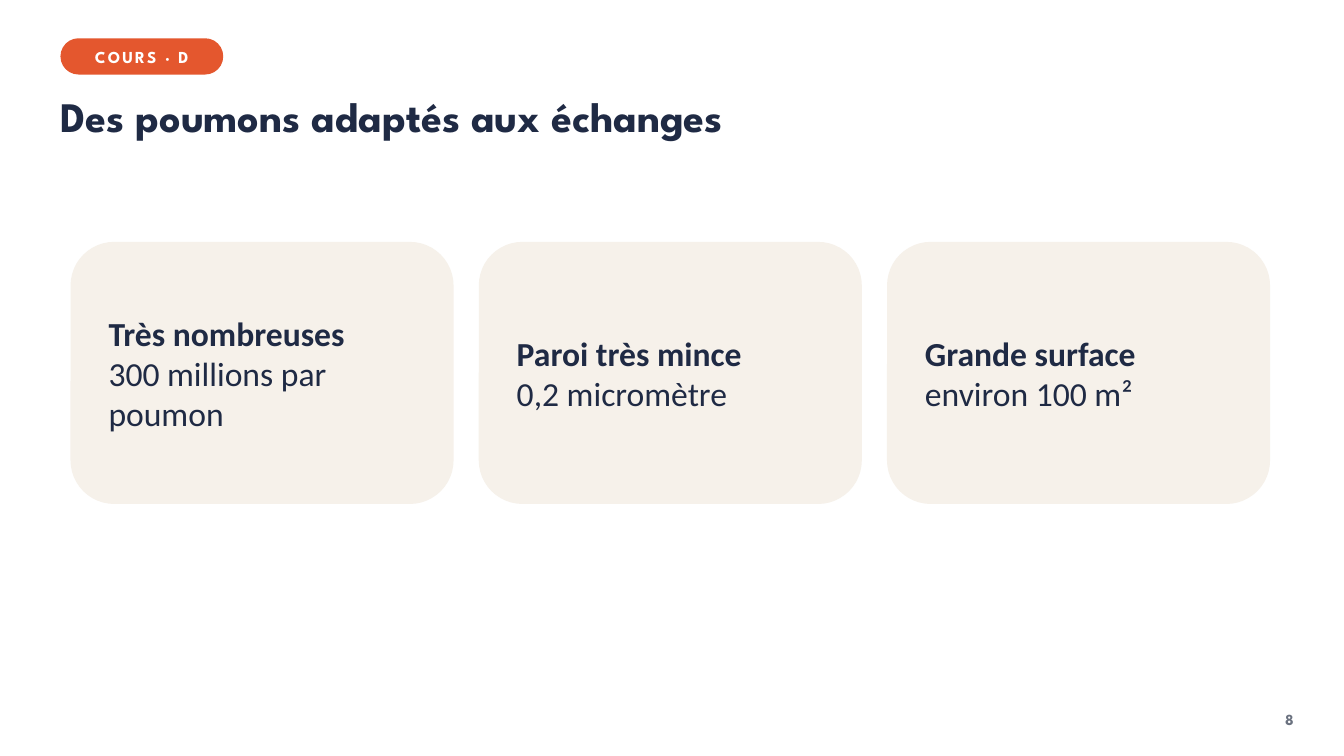
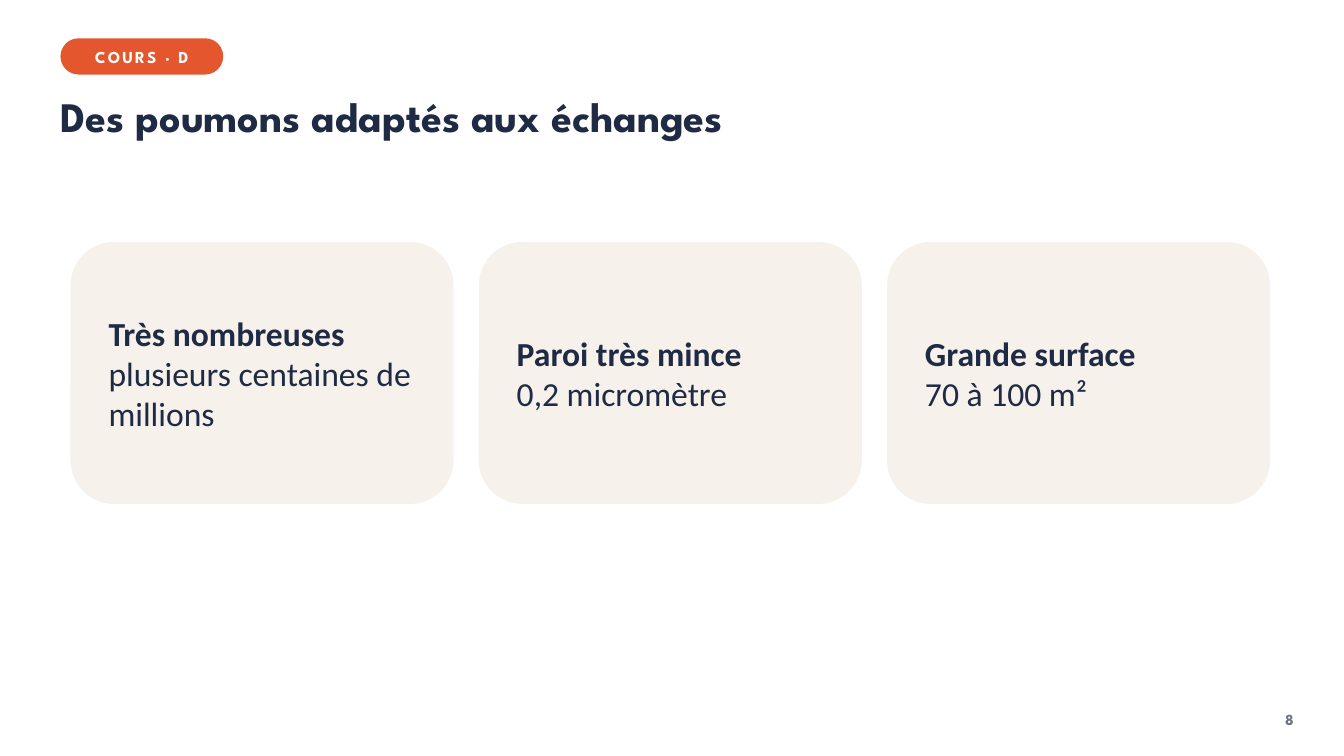
Before and after one commit to VinceIXIV/SVT-cour, a slide deck: slide 8 of cours/4e/S13-la-respiration-le-dioxygene-entre-dans-le-sang/4e-S13-diaporama.pptx. Drawn at 1344x756 pixels with LibreOffice and Linux fonts; fonts in the diff are those of the drawing. Boxes give left, top, right and bottom in pixels: in the first picture for what was removed or moved away, otherwise in the second. Text is boxed around its words. In the diff, an @@ line names an element or a change of style, - is before the commit and + after.

```diff
--- a/cours/4e/S13-la-respiration-le-dioxygene-entre-dans-le-sang/4e-S13-diaporama.pptx
+++ b/cours/4e/S13-la-respiration-le-dioxygene-entre-dans-le-sang/4e-S13-diaporama.pptx
@@ text in rounded rectangle at box(109, 362, 410, 427): text changed @@
-300 millions par poumon
+plusieurs centaines de millions
@@ text in rounded rectangle at box(925, 380, 1087, 407): text changed @@
-environ 100 m²
+70 à 100 m²
```
Also in this commit, not shown: 5 other slides changed, 22 other files.
